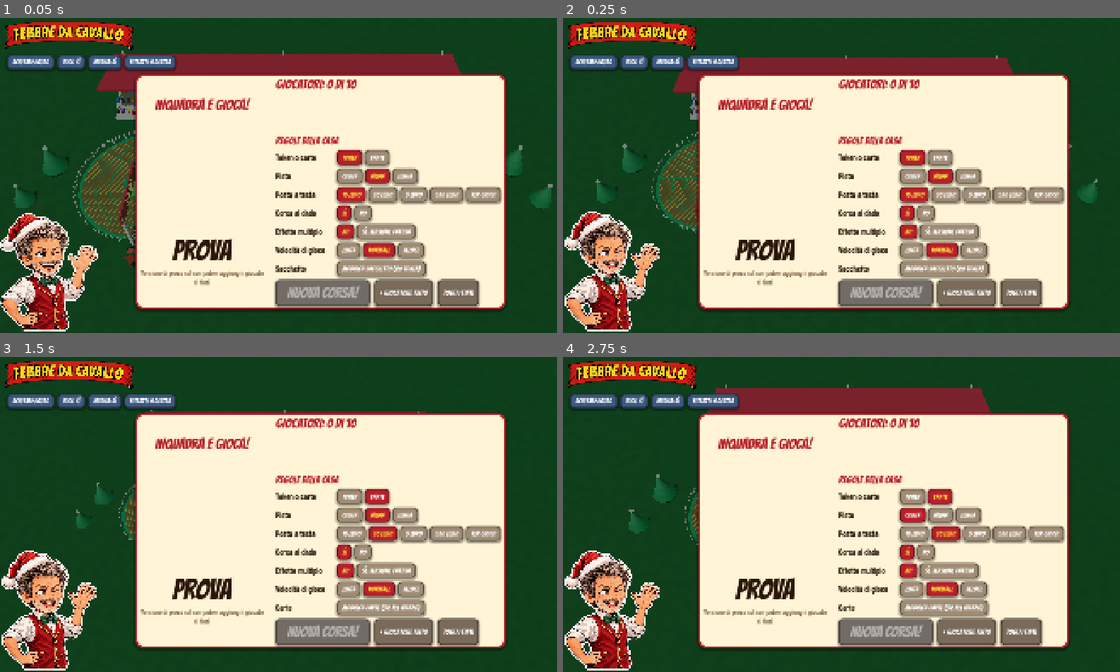
Above: before the commit, frames 1-4 (two rows, left to right).
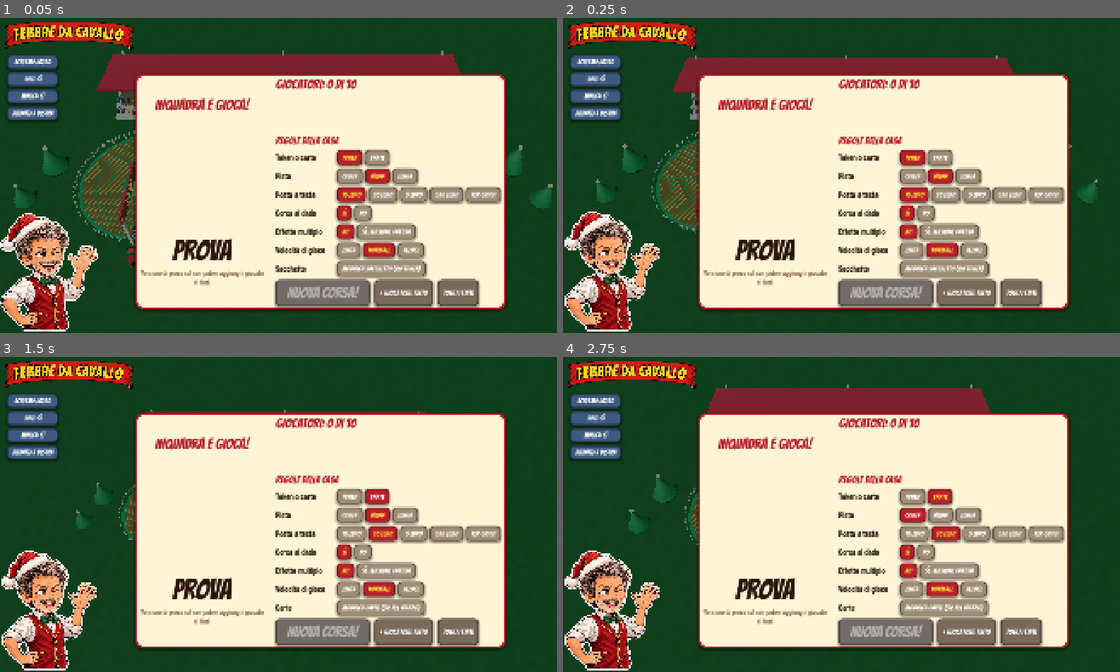
Above: after the commit, the same moments.

Repository: Tannoiser2/Febbre-da-Cavallo
Game: Godot game, scene res://scenes/main.tscn
Two runs of this game, one before a commit and one after it. Both use one fixed random seed, a clock stepped at 60 frames per second and the inputs below.
Inputs:
- Up to frame 1 (0.05 s): no input
- Up to frame 2 (0.25 s): no input
- Up to frame 3 (1.5 s): click "token" at 0.5 s; click "carte" at 1.25 s
- Up to frame 4 (2.75 s): click "corta" at 2 s

The runs differ from the first frame. In frame 1, 2.2% of the frame differs, in the area x 1-32%, y 11-33%; in frame 2, 2.2%; in frame 3, 2.2%; in frame 4, 2.2%.

Commit message:
Tasti della TV in colonna sotto il titolo [pubblica]
Co-Authored-By: Claude Opus 5.5 <noreply@anthropic.com>
Claude-Session: https://claude.ai/code/session_01KonsJhTq9AB1weuGh43qVc

Diff:
--- a/scripts/interfaccia.gd
+++ b/scripts/interfaccia.gd
@@ -30,7 +30,7 @@
 var lista_giocatori: VBoxContainer
 var montepremi: Label
 var pannello_destra: PanelContainer
-var comandi: HBoxContainer
+var comandi: VBoxContainer
 var bt_decidi: Button
 var bt_voce: Button
 var bt_musica: Button
@@ -168,7 +168,7 @@
 	add_child(titolo_img)
 
 func _crea_comandi() -> void:
-	comandi = HBoxContainer.new()
+	comandi = VBoxContainer.new()
 	comandi.position = Vector2(24, 136)
 	comandi.add_theme_constant_override("separation", 10)
 	add_child(comandi)
@@ -394,13 +394,15 @@
 	var top := 236.0
 	var crono_w := 400.0
 	var crono_h := 640.0
+	# i tasti sono in colonna sotto il titolo: a sinistra la pista parte sotto di loro
+	var sotto_tasti := comandi.position.y + comandi.size.y + 12.0
 	if disposizione == "destra":
 		var dx := (giro_box.size.x + 32.0) if giro_box.visible else 360.0
 		return [Rect2(crono_w, top, vp.x - dx - crono_w, vp.y - top - 16.0),
-			Rect2(16.0, top, vp.x - dx - 16.0, vp.y - top - crono_h)]
+			Rect2(16.0, sotto_tasti, vp.x - dx - 16.0, vp.y - sotto_tasti - crono_h)]
 	var hb := (giro_box.size.y + 32.0) if giro_box.visible else 240.0
 	return [Rect2(crono_w, top, vp.x - crono_w - 16.0, vp.y - top - hb),
-		Rect2(16.0, top, vp.x - 32.0, vp.y - top - maxf(hb, crono_h))]
+		Rect2(16.0, sotto_tasti, vp.x - 32.0, vp.y - sotto_tasti - maxf(hb, crono_h))]
 
 ## Centro (sullo schermo) del ritratto di un giocatore, per farci volare il dado
 func centro_ritratto(uid: String) -> Vector2:
